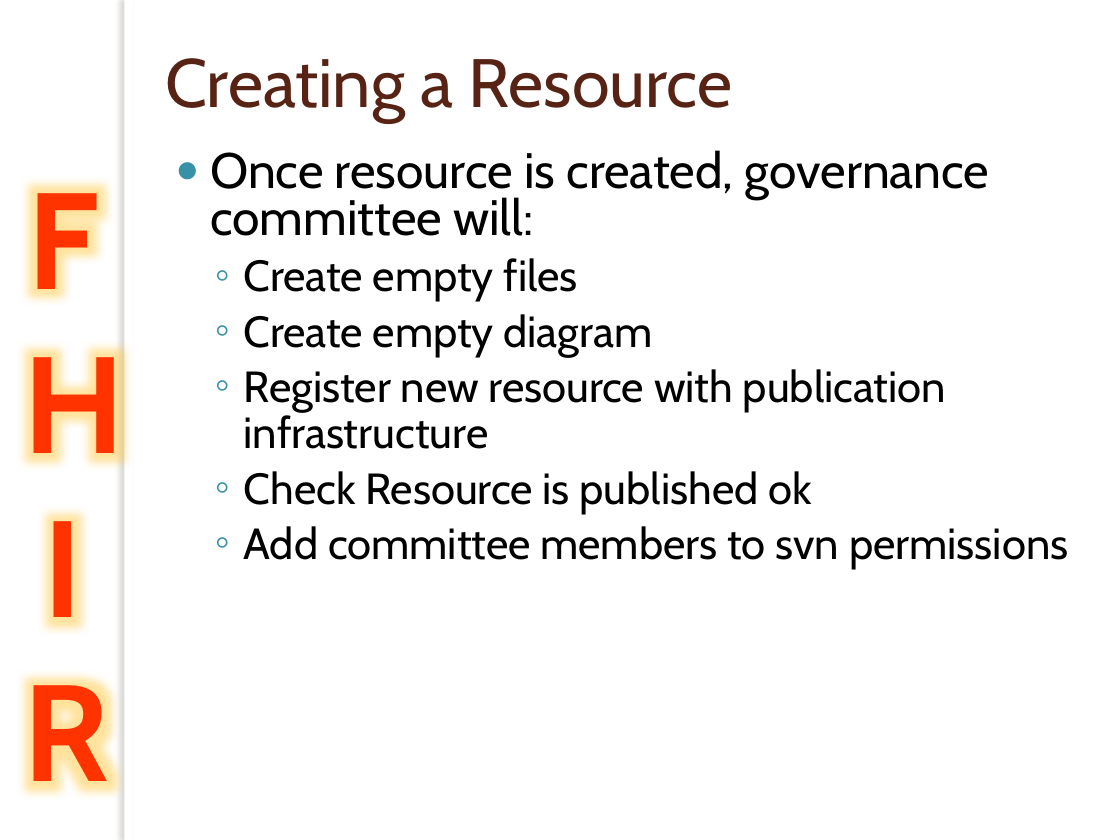
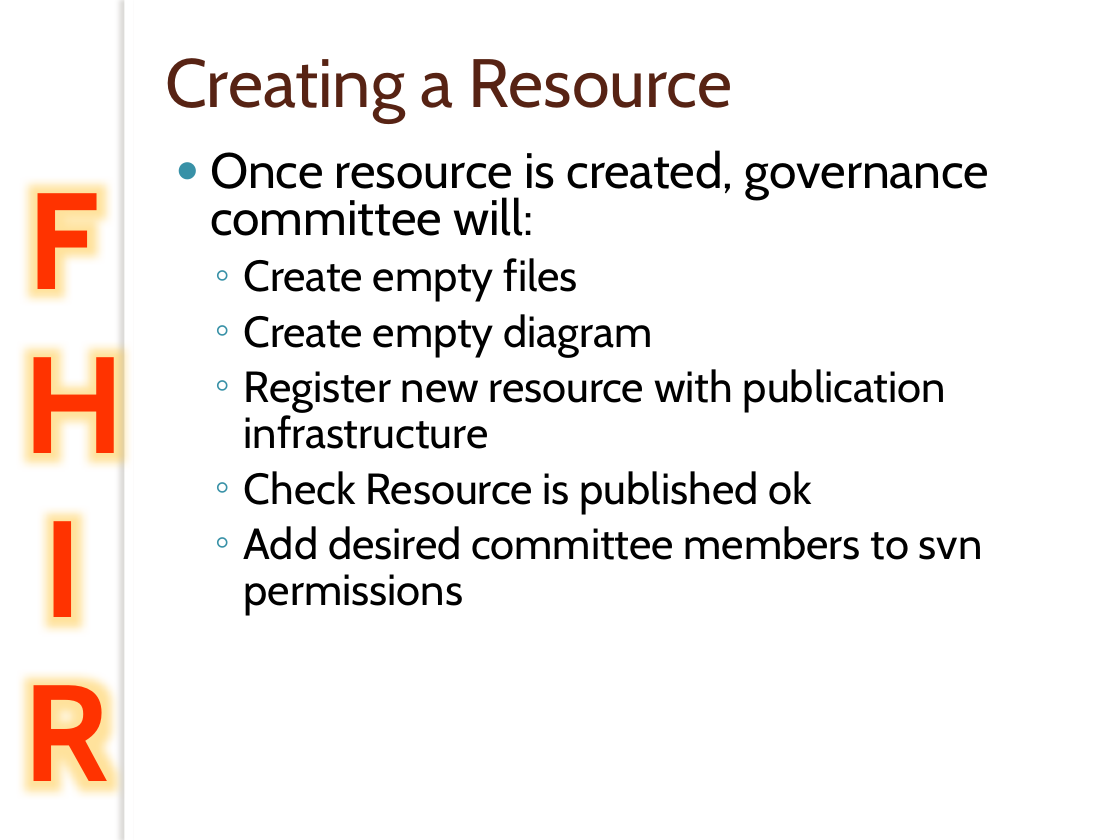
Before and after one commit to vista-novo/fhir, a slide deck: slide 22 of presentations/2012-May WGM Tutorials/201205 WGM Building with FHIR.pptx. Drawn at 1120x840 pixels with LibreOffice and Linux fonts; fonts in the diff are those of the drawing; background and template pictures are left out. Boxes give left, top, right and bottom in pixels: in the first picture for what was removed or moved away, otherwise in the second. Text is boxed around its words. In the diff, an @@ line names an element or a change of style, - is before the commit and + after.

```diff
--- a/presentations/2012-May WGM Tutorials/201205 WGM Building with FHIR.pptx
+++ b/presentations/2012-May WGM Tutorials/201205 WGM Building with FHIR.pptx
@@ text at [244,526,983,616]: text changed @@
-  ◦ Add committee members to svn permissions
+  ◦ Add desired committee members to svn permissions
```
Also in this commit, not shown: 11 other slides changed.
